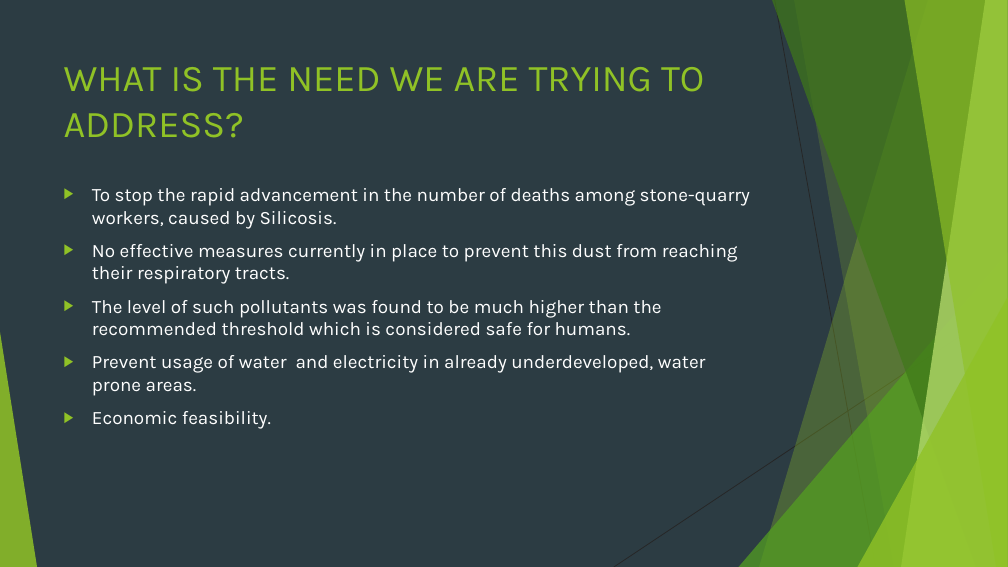
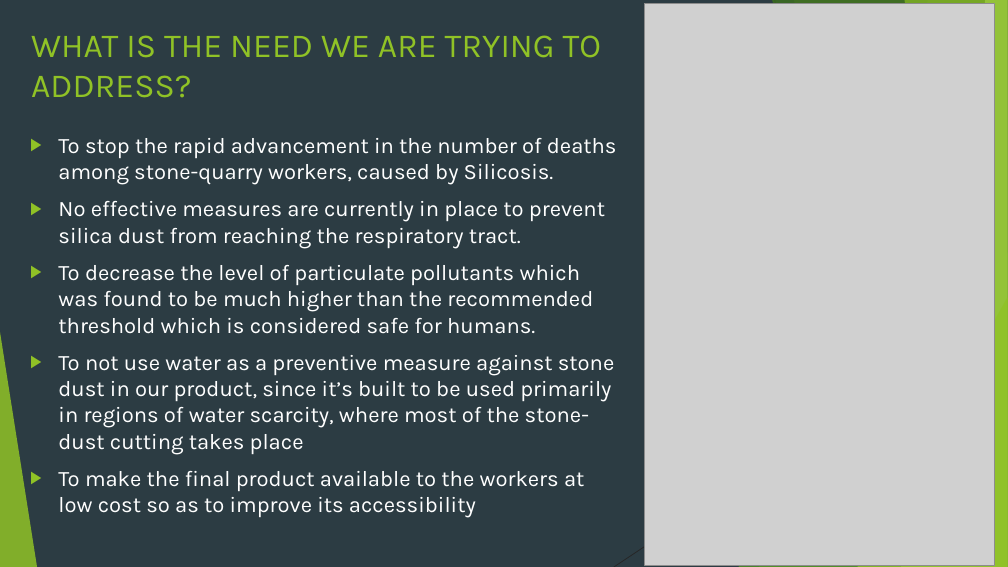
Before and after one commit to ShubhamMittal99/DISA-PPT, a slide deck: slide 2 of DISA.pptx. Drawn at 1008x567 pixels with LibreOffice and Linux fonts; fonts in the diff are those of the drawing; grey boxes stand for pictures. Boxes give left, top, right and bottom in pixels: in the first picture for what was removed or moved away, otherwise in the second. Text is boxed around its words. In the diff, an @@ line names an element or a change of style, - is before the commit and + after.

```diff
--- a/DISA.pptx
+++ b/DISA.pptx
@@ title "WHAT IS THE NEED WE ...": place and size @@
-title "WHAT IS THE NEED WE ..." at box(64, 67, 704, 138)
+title "WHAT IS THE NEED WE ..." at box(31, 35, 601, 98)
@@ title "WHAT IS THE NEED WE ..." at box(31, 35, 601, 98): size 36 to 32 pt @@
@@ picture added at box(645, 3, 995, 566) @@
@@ text "To stop the rapid advancement ...": place and size @@
-text "To stop the rapid advancement ..." at box(92, 188, 750, 429)
+text "To stop the rapid advancement ..." at box(58, 138, 617, 518)
@@ text at box(58, 138, 617, 185): size 18 to 21 pt in "To stop the rapid advancement in the ..." @@
@@ text at box(58, 201, 615, 518): text changed; size 18 to 21 pt @@
-▶ No effective measures currently in place to prevent this dust from reaching their respiratory tracts.
-▶ The level of such pollutants was found to be much higher than the recommended threshold which is considered safe for humans.
-▶ Prevent usage of water and electricity in already underdeveloped, water prone areas.
-▶ Economic feasibility.
+▶ No effective measures are currently in place to prevent silica dust from reaching the respiratory tract.
+▶ To decrease the level of particulate pollutants which was found to be much higher than the recommended threshold which is considered safe for humans.
+▶ To not use water as a preventive measure against stone dust in our product, since it’s built to be used primarily in regions of water scarcity, where most of the stone-dust cutting takes place
+▶ To make the final product available to the workers at low cost so as to improve its accessibility
```
